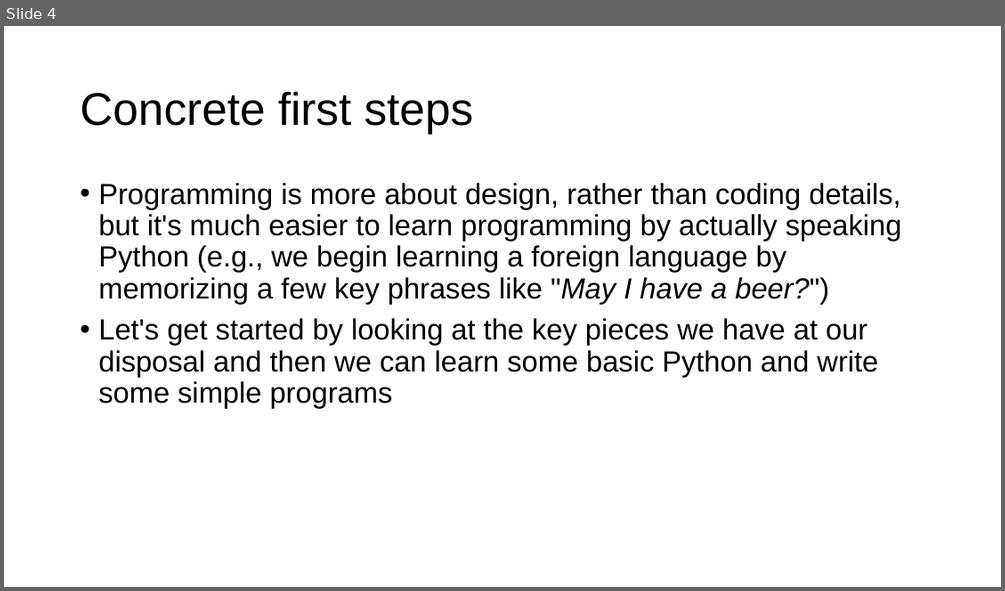
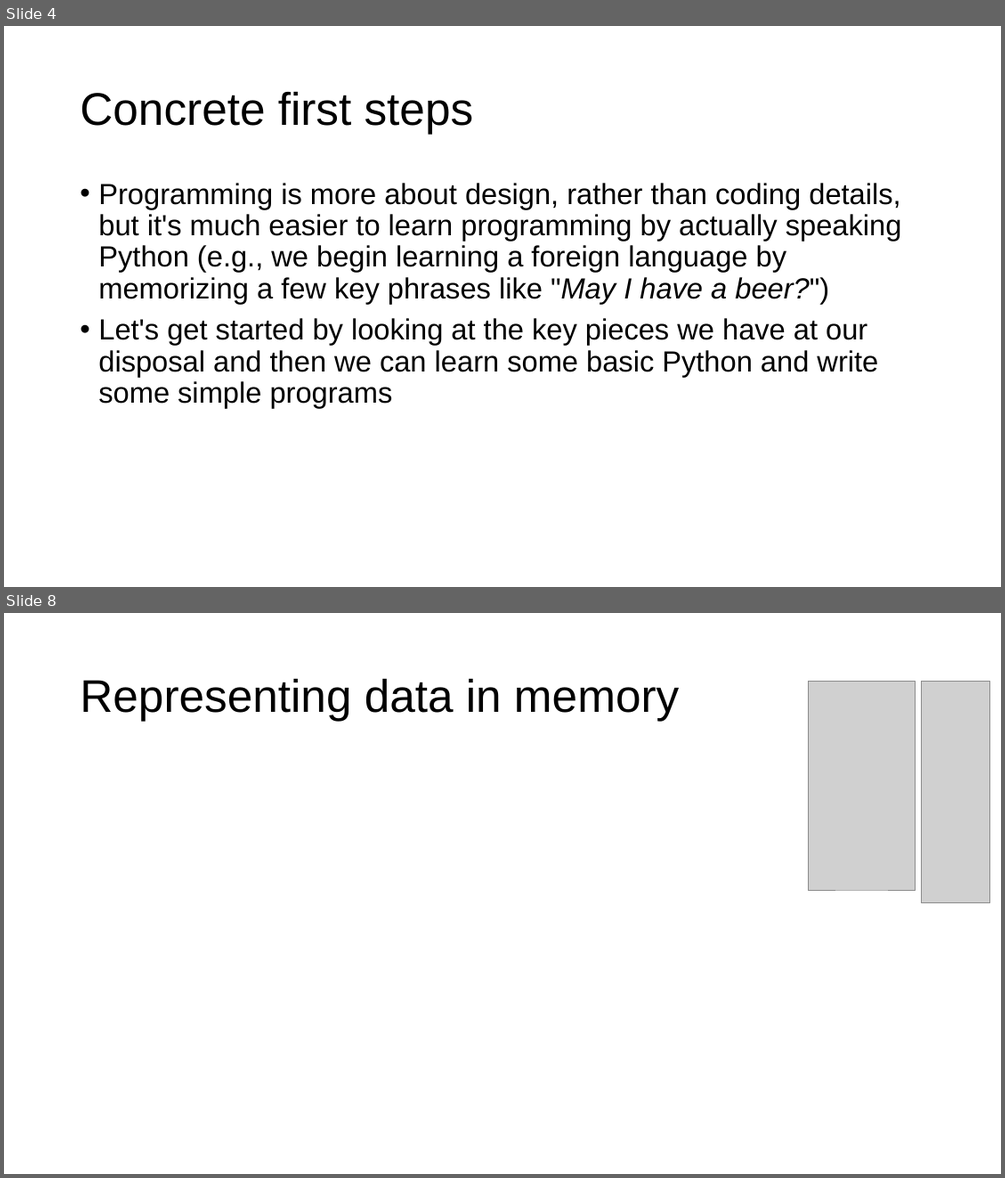
Before and after one commit to parrt/msds501, a slide deck: slides/intro-programming.pptx. Shown one above the other, each under a label of ours: slide 4 before the commit, slides 4 and 8 after it; the slides between them are not shown. The pictures are 1005x591 and 1005x1178 pixels, drawn with LibreOffice and Linux fonts; fonts in the diff are those of the drawing; grey boxes stand for pictures; background and template pictures are left out. Boxes give left, top, right and bottom in pixels: in the first picture for what was removed or moved away, otherwise in the second. Text is boxed around its words. In the diff, an @@ line names an element or a change of style, - is before the commit and + after.

```diff
--- a/slides/intro-programming.pptx
+++ b/slides/intro-programming.pptx
@@ slide 8 added at (4,613,1001,1174), background #FFFFFF @@
@@ title added at (80,678,679,721), 44 pt, text #000000 @@
+Representing data in memory
@@ picture added at (809,681,914,891) @@
@@ picture added at (922,681,989,903) @@
```
Also in this commit, not shown: 1 slide changed, 12 other slides added, 2 slides removed, 3 other files.
